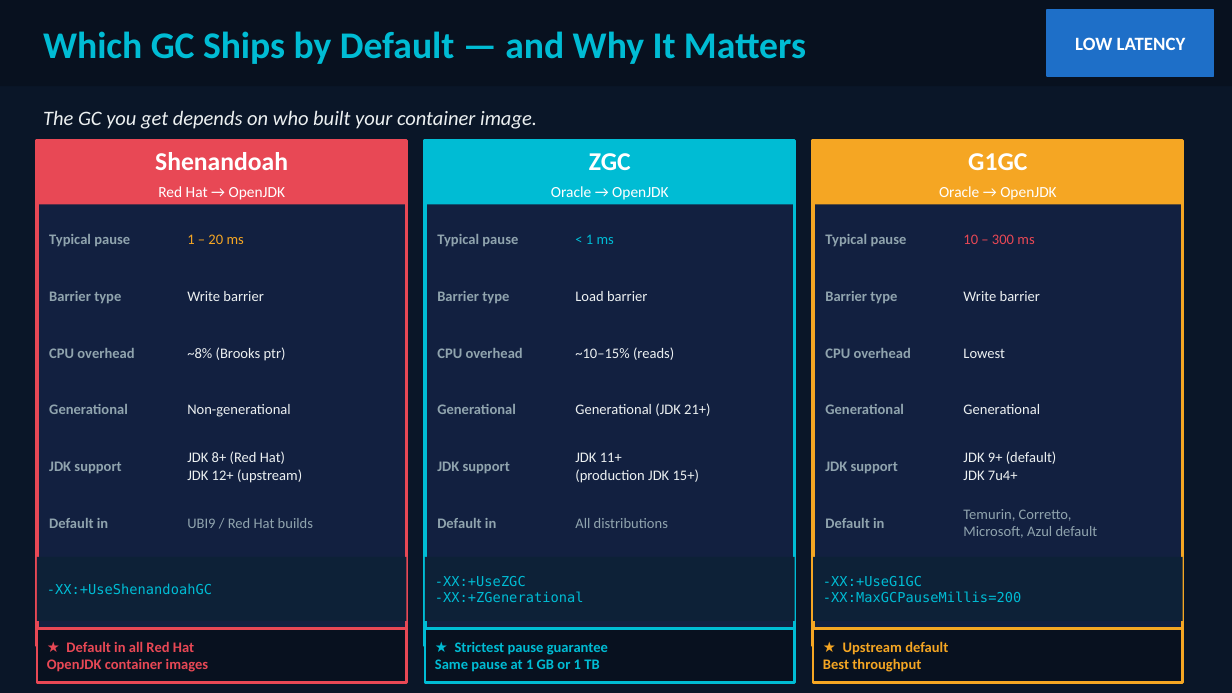
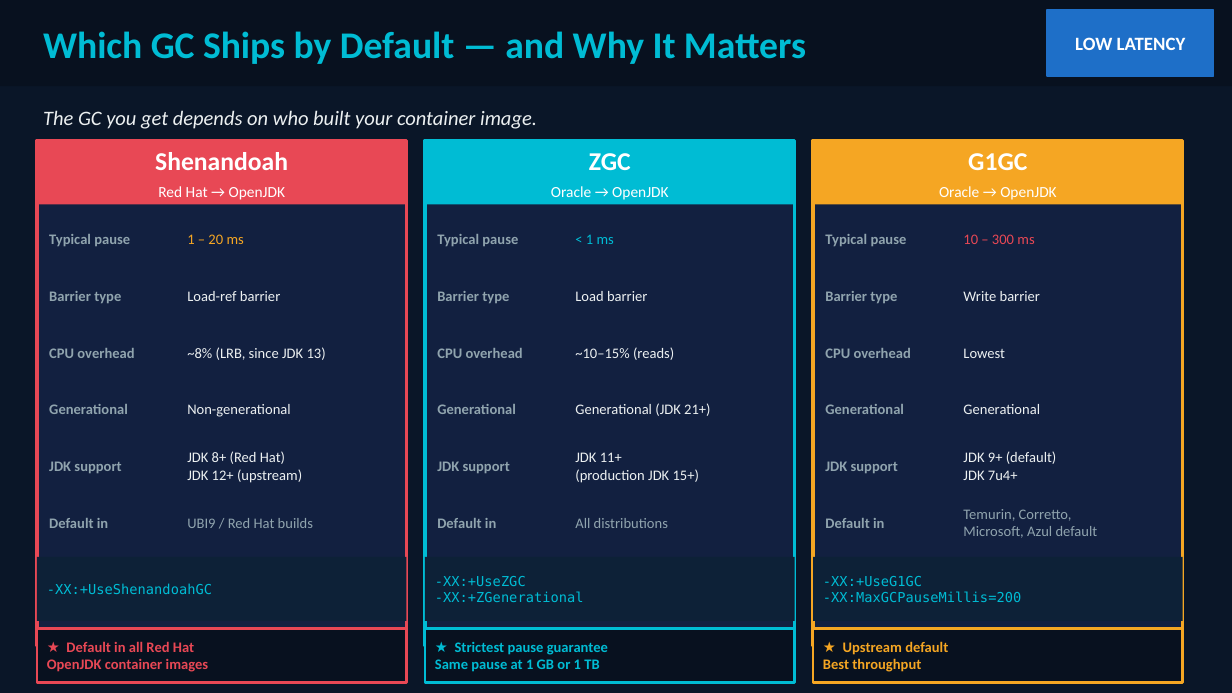
Before and after one commit to patterncatalyst/quarkus-optimization, a slide deck: slide 41 of presentation/optimizing-quarkus-on-kubernetes.pptx. Drawn at 1232x693 pixels with LibreOffice and Linux fonts; fonts in the diff are those of the drawing. Boxes give left, top, right and bottom in pixels: in the first picture for what was removed or moved away, otherwise in the second. Text is boxed around its words. In the diff, an @@ line names an element or a change of style, - is before the commit and + after.

```diff
--- a/presentation/optimizing-quarkus-on-kubernetes.pptx
+++ b/presentation/optimizing-quarkus-on-kubernetes.pptx
@@ text at [187,291,280,301]: text changed @@
-Write barrier
+Load-ref barrier
@@ text at [187,347,326,360]: text changed @@
-~8% (Brooks ptr)
+~8% (LRB, since JDK 13)
```
Also in this commit, not shown: 10 other slides changed, 1 other file.
